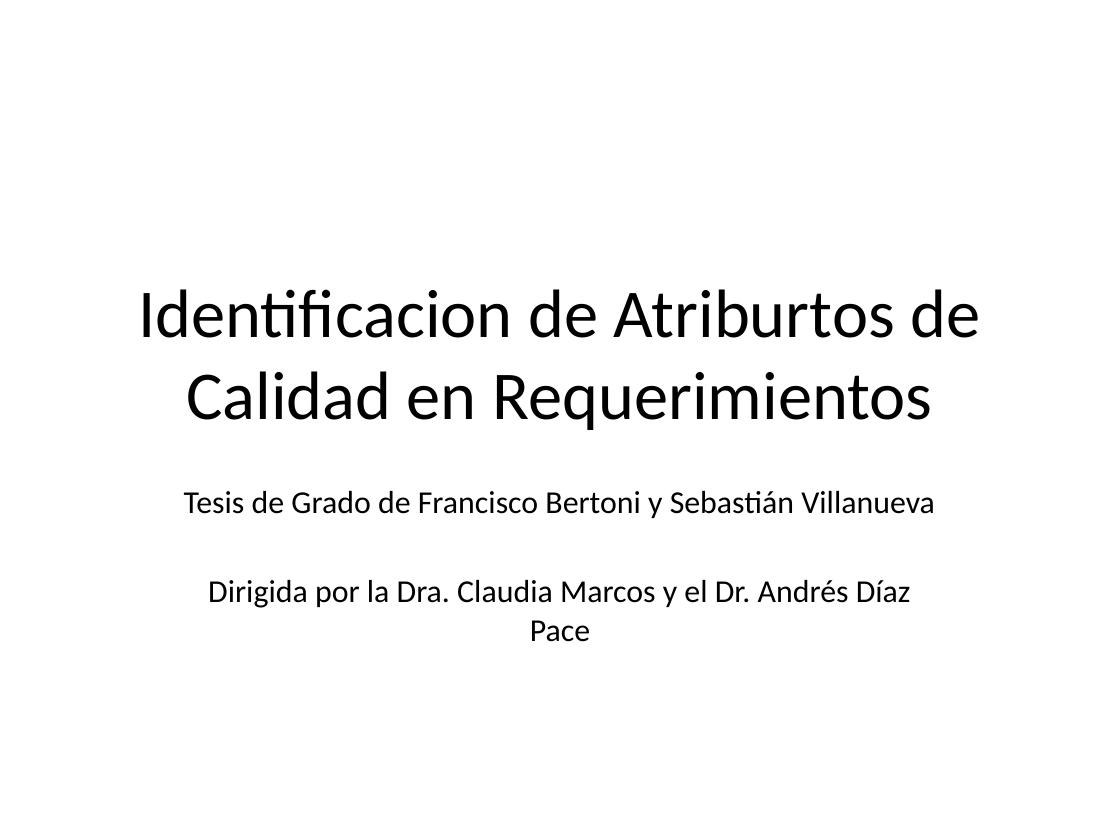
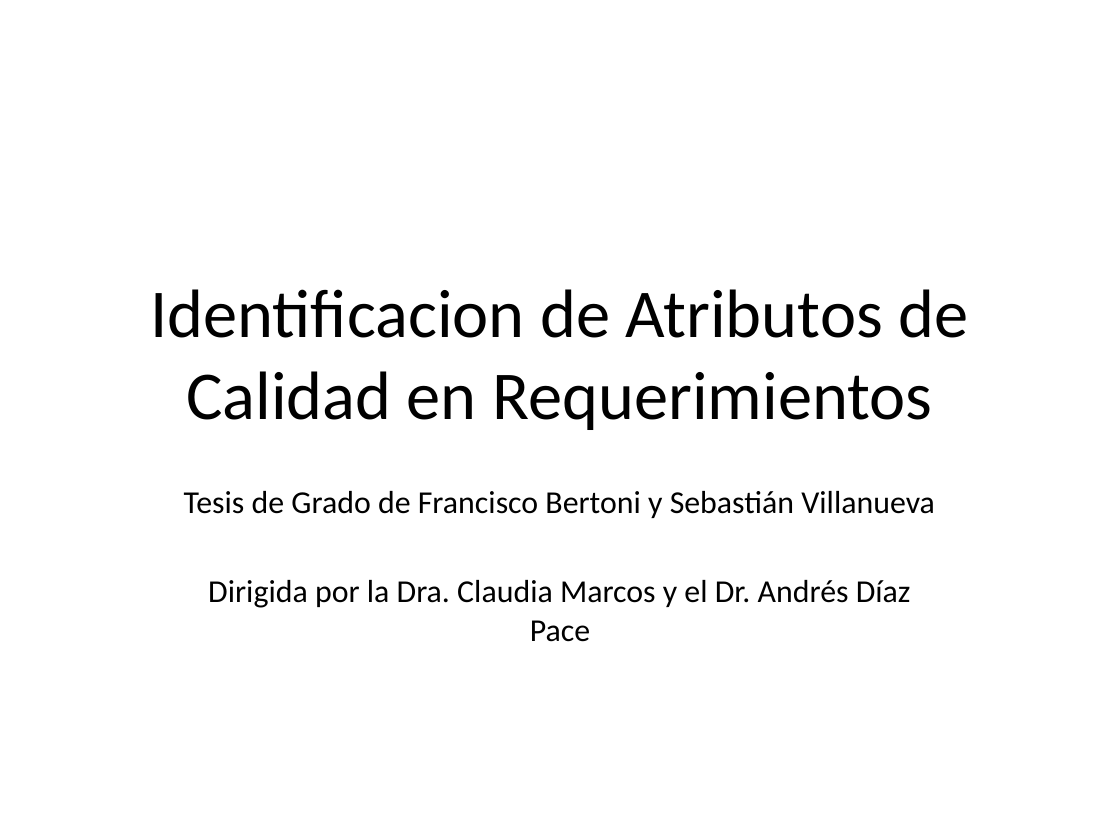
Before and after one commit to alejandrorago/qatesis2, a slide deck: slide 1 of Capitulos Finales/filiminasPeladas.pptx. Drawn at 1120x840 pixels with LibreOffice and Linux fonts; fonts in the diff are those of the drawing. Boxes give left, top, right and bottom in pixels: in the first picture for what was removed or moved away, otherwise in the second. Text is boxed around its words. In the diff, an @@ line names an element or a change of style, - is before the commit and + after.

```diff
--- a/Capitulos Finales/filiminasPeladas.pptx
+++ b/Capitulos Finales/filiminasPeladas.pptx
@@ title at (x1=150, y1=289, x2=968, y2=430): text changed @@
-Identificacion de Atriburtos de Calidad en Requerimientos
+Identificacion de Atributos de Calidad en Requerimientos
```
Also in this commit, not shown: 1 other slide changed.
